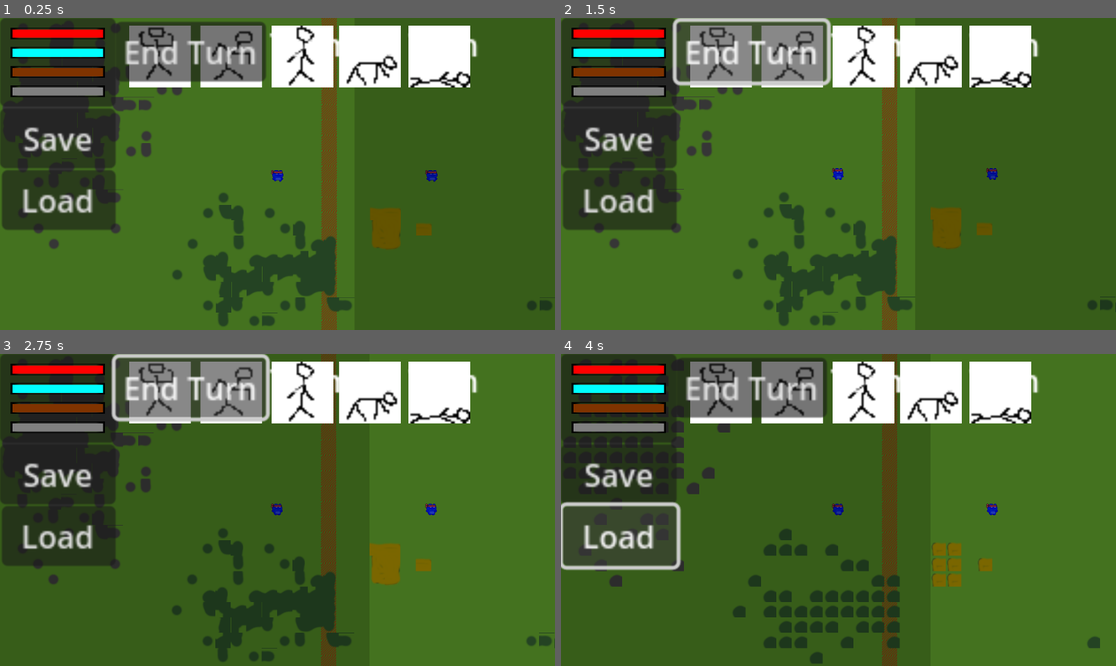
Above: before the commit, frames 1-4 (two rows, left to right).
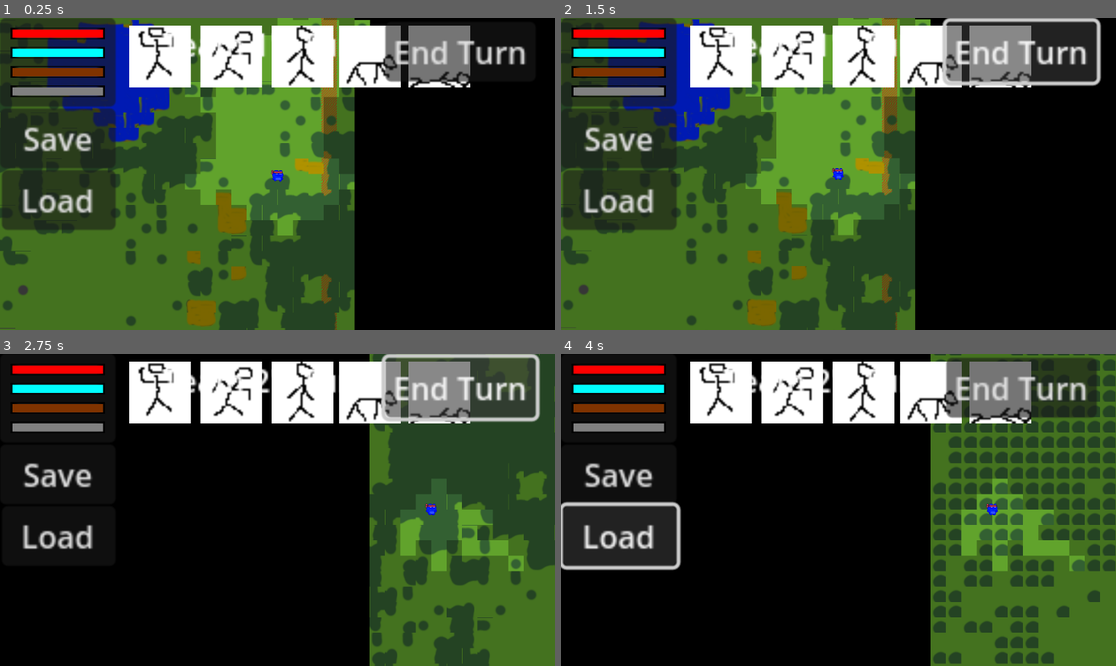
Above: after the commit, the same moments.

Repository: armstrongsp/capture-the-flag-mobile
Game: Godot game, scene res://Scenes/world.tscn
Two runs of this game, one before a commit and one after it. Both use one fixed random seed, a clock stepped at 60 frames per second and the inputs below.
Inputs:
- Up to frame 1 (0.25 s): no input
- Up to frame 2 (1.5 s): click "End Turn" at 0.5 s; click "End Turn" at 1.25 s
- Up to frame 3 (2.75 s): click "End Turn" at 2 s
- Up to frame 4 (4 s): click "Save" at 2.75 s; click "Load" at 3.5 s

The runs differ from the first frame. In frame 1, 62% of the frame differs, in the area x 0-100%, y 0-100%; in frame 2, 63%; in frame 3, 78%; in frame 4, 73%.

Commit message:
Made a bunch of updates to terrain generation and camera controls/ui

Diff:
--- a/Scenes/camera_2d.gd
+++ b/Scenes/camera_2d.gd
@@ -32,3 +32,10 @@
 
 func make_active_camera() -> void:
 	$Camera2D.make_current()
+
+func setup_limits(map_width_px: int, map_height_px: int) -> void:
+	const PADDING := 5 * 32
+	$Camera2D.limit_left   = -PADDING
+	$Camera2D.limit_top    = -PADDING
+	$Camera2D.limit_right  = map_width_px  + PADDING
+	$Camera2D.limit_bottom = map_height_px + PADDING
--- a/Scenes/hud.gd
+++ b/Scenes/hud.gd
@@ -21,6 +21,21 @@
 	$EndTurnButton.pressed.connect(_on_end_turn_pressed)
 	SignalBus.player_set_stance.connect(_on_player_stance_updated)
 	SignalBus.turn_changed.connect(_on_turn_changed)
+	call_deferred("_position_right_elements")
+
+func _position_right_elements() -> void:
+	var local_w = get_viewport().get_visible_rect().size.x / scale.x
+	var btn_right = local_w - 30
+	var btn_left = btn_right - 58
+	$EndTurnButton.offset_left = btn_left
+	$EndTurnButton.offset_right = btn_right
+	$EndTurnButton.offset_top = 2
+	$EndTurnButton.offset_bottom = 14
+	$TurnLabel.offset_right = btn_left - 7
+	$TurnLabel.offset_left = btn_left - 152
+	$TurnLabel.offset_top = 2
+	$TurnLabel.offset_bottom = 14
+	$TurnLabel.horizontal_alignment = HORIZONTAL_ALIGNMENT_RIGHT
 
 
 func _physics_process(delta: float) -> void:
--- a/Scenes/hud.tscn
+++ b/Scenes/hud.tscn
@@ -112,11 +112,15 @@
 offset = Vector2(16, 16)
 
 [node name="EndTurnButton" type="Button" parent="."]
-position = Vector2(60, 2)
+offset_left = 60.0
+offset_top = 2.0
 offset_right = 60.0
 offset_bottom = 14.0
 text = "End Turn"
 
 [node name="TurnLabel" type="Label" parent="."]
-position = Vector2(140, 2)
+offset_left = 140.0
+offset_top = 2.0
+offset_right = 140.0
+offset_bottom = 2.0
 text = "Team 1's Turn"
--- a/Scenes/player.gd
+++ b/Scenes/player.gd
@@ -8,7 +8,11 @@
 @export var visible_cells: BitMap
 
 #player stats
-@export var max_vision_range : int = 15
+@export var max_vision_range : int = 15 :
+	set(value):
+		max_vision_range = value
+		visible_cells = BitMap.new()
+		visible_cells.create(Vector2i(value * 3, value * 3))
 @export var max_movement_range : int = 500
 @export var max_strength : int = 100
 @export var max_stealth : int = 100
@@ -21,7 +25,7 @@
 
 func _init() -> void:
 	visible_cells = BitMap.new()
-	visible_cells.create(Vector2i(max_vision_range * 2, max_vision_range * 2))
+	visible_cells.create(Vector2i(max_vision_range * 3, max_vision_range * 3))
 
 func _physics_process(delta: float) -> void:
 	if not is_selected:
@@ -103,20 +107,34 @@
 	SignalBus.player_moved.emit(position)
 
 func update_visible_cells() -> void:
-	for x in range(0, max_vision_range * 2):
-		for y in range(0, max_vision_range * 2):
+	var bitmap_size = max_vision_range * 3
+	var center = bitmap_size / 2
+	for x in range(0, bitmap_size):
+		for y in range(0, bitmap_size):
 			visible_cells.set_bit(x, y, false)
 
+	var parent = get_parent()
+	var player_cell_x = int(position.x / Globals.CELL_SIZE)
+	var player_cell_y = int(position.y / Globals.CELL_SIZE)
+	var player_terrain_vision = parent.map_vision_metadata[player_cell_x][player_cell_y]
+	# negative Vision_Reduce means "mountain" — grants 1.5x vision range
+	var effective_range = int(max_vision_range * 1.5) if player_terrain_vision < 0 else max_vision_range
+
 	for angle in range(0, 360, 2):
-		var range_remaining = max_vision_range
-		for dist in range(0, max_vision_range):
+		var range_remaining = effective_range
+		for dist in range(0, effective_range):
 			var destOffset = Vector2(cos(angle * PI / 180), sin(angle * PI / 180)) * dist
-			var check_pos = (position / Globals.CELL_SIZE) + destOffset
-			var cell_vision_subtract = self.get_parent().map_vision_metadata[check_pos.x][check_pos.y]
-
-			range_remaining -= int(float(cell_vision_subtract) * Globals.StanceMods[stance].vision)
-
+			var check_x = player_cell_x + int(destOffset.x)
+			var check_y = player_cell_y + int(destOffset.y)
+			if check_x < 0 or check_x >= parent.MapSize.x or check_y < 0 or check_y >= parent.MapSize.y:
+				break
+			var cell_vision = parent.map_vision_metadata[check_x][check_y]
+			if cell_vision < 0:
+				cell_vision = 0  # mountains don't block LOS when looking through them
+			range_remaining -= int(float(cell_vision) * Globals.StanceMods[stance].vision)
 			if range_remaining <= 0:
 				break
-			else:
-				visible_cells.set_bit(destOffset.x + max_vision_range, destOffset.y + max_vision_range, true)
+			var bit_x = int(destOffset.x) + center
+			var bit_y = int(destOffset.y) + center
+			if bit_x >= 0 and bit_x < bitmap_size and bit_y >= 0 and bit_y < bitmap_size:
+				visible_cells.set_bit(bit_x, bit_y, true)
--- a/Scenes/world.gd
+++ b/Scenes/world.gd
@@ -27,11 +27,19 @@
 	SignalBus.map_save.connect(_on_map_save)
 	SignalBus.map_load.connect(_on_map_load)
 	SignalBus.turn_end.connect(end_turn)
-
-	if FileAccess.file_exists("user://default.map"):
-		SignalBus.map_load.emit("default.map")
-	else:
-		_initialize_new_game()
+	_setup_black_fog_shader()
+
+	#if FileAccess.file_exists("user://default.map"):
+	#	SignalBus.map_load.emit("default.map")
+	#else:
+	_initialize_new_game()
+
+func _setup_black_fog_shader() -> void:
+	var shader = Shader.new()
+	shader.code = "shader_type canvas_item;\nvoid fragment() { COLOR = vec4(0.0, 0.0, 0.0, 1.0); }"
+	var mat = ShaderMaterial.new()
+	mat.shader = shader
+	$FogOfWar.material = mat
 
 func _initialize_new_game() -> void:
 	build_map()
@@ -40,6 +48,7 @@
 	_setup_hud()
 	update_map_metadata()
 	_initialize_fog_states()
+	_initialize_player_visibility()
 	update_fog_layer()
 	update_pathfinding_data()
 
@@ -67,17 +76,47 @@
 				if nx <= 0 or nx >= MapSize.x - 1 or ny <= 0 or ny >= MapSize.y - 1:
 					continue
 				var dist = sqrt(float(dx * dx + dy * dy))
-				var probability = clampf(1.0 - (dist / radius) + rng.randf_range(-0.2, 0.2), 0.0, 1.0)
+				var t = clampf(dist / radius, 0.0, 1.0)
+				var probability = clampf(1.0 - (t * t) + rng.randf_range(-0.08, 0.08), 0.0, 1.0)
 				if rng.randf() < probability:
 					var pos = Vector2i(nx, ny)
 					var existing = $GroundFeatures.get_cell_tile_data(pos)
+					if existing and existing.terrain in priority_skip:
+						continue
+					cells.append(pos)
+		if cells.size() > 0:
+			$GroundFeatures.set_cells_terrain_connect(cells, 0, terrain_index)
+
+func _generate_water_blobs(num_blobs: int, min_radius: float, max_radius: float) -> void:
+	for _i in num_blobs:
+		var cx = rng.randi_range(1, MapSize.x - 2)
+		var cy = rng.randi_range(1, MapSize.y - 2)
+		var base_radius = rng.randf_range(min_radius, max_radius)
+		var freq1 = rng.randf_range(2.0, 5.0)
+		var freq2 = rng.randf_range(2.0, 4.0)
+		var phase1 = rng.randf_range(0.0, TAU)
+		var phase2 = rng.randf_range(0.0, TAU)
+		var amp = rng.randf_range(0.08, 0.18)
+		var cells: Array[Vector2i] = []
+		var ir = int(ceil(base_radius * 1.25))
+		for dx in range(-ir, ir + 1):
+			for dy in range(-ir, ir + 1):
+				var nx = cx + dx
+				var ny = cy + dy
+				if nx <= 0 or nx >= MapSize.x - 1 or ny <= 0 or ny >= MapSize.y - 1:
+					continue
+				var dist = sqrt(float(dx * dx + dy * dy))
+				var angle = atan2(float(dy), float(dx))
+				var effective_radius = base_radius * (1.0 + amp * (sin(angle * freq1 + phase1) + cos(angle * freq2 + phase2)) * 0.5)
+				if dist <= effective_radius:
+					var pos = Vector2i(nx, ny)
+					var existing = $GroundFeatures.get_cell_tile_data(pos)
 					if existing:
-						var mv = existing.get_custom_data("Movement_Reduce")
-						if mv in priority_skip:
+						if existing.get_custom_data("Movement_Reduce") >= 1000:
 							continue
 					cells.append(pos)
 		if cells.size() > 0:
-			$GroundFeatures.set_cells_terrain_connect(cells, 0, terrain_index)
+			$GroundFeatures.set_cells_terrain_connect(cells, 0, terrain_source_water)
 
 func build_map() -> void:
 	for x in MapSize.x:
@@ -97,10 +136,10 @@
 		border_cells.append(Vector2i(MapSize.x - 1, y))
 	$GroundFeatures.set_cells_terrain_connect(border_cells, 0, terrain_source_fence)
 
-	_generate_terrain_blobs(terrain_source_water, rng.randi_range(6, 10), 2.0, 8.0, [])
-	_generate_terrain_blobs(terrain_source_mountain, rng.randi_range(5, 9), 3.0, 9.0, [1000])
-	_generate_terrain_blobs(terrain_source_trees, rng.randi_range(12, 18), 2.0, 7.0, [1000])
-	_generate_terrain_blobs(terrain_source_tallgrass, rng.randi_range(18, 25), 1.5, 4.0, [1000])
+	_generate_water_blobs(rng.randi_range(3, 5), 3.0, 12.0)
+	_generate_terrain_blobs(terrain_source_trees, rng.randi_range(88, 125), 3.0, 15.0, [terrain_source_fence, terrain_source_water])
+	_generate_terrain_blobs(terrain_source_tallgrass, rng.randi_range(50, 70), 2.0, 10.0, [terrain_source_fence, terrain_source_water, terrain_source_trees])
+	_generate_terrain_blobs(terrain_source_mountain, rng.randi_range(12, 20), 4.0, 20.0, [terrain_source_fence, terrain_source_water, terrain_source_trees, terrain_source_tallgrass])
 
 func build_players() -> void:
 	var team1_x = 95 * Globals.CELL_SIZE
@@ -142,6 +181,7 @@
 	var player = preload("res://Scenes/player.tscn")
 	var instance = player.instantiate()
 	add_child(instance)
+	instance.get_node("Camera").setup_limits(MapSize.x * Globals.CELL_SIZE, MapSize.y * Globals.CELL_SIZE)
 	instance.team_id = team
 	instance.player_id = id
 	instance.position.x = x
@@ -200,12 +240,13 @@
 
 	for player in get_children():
 		if player.scene_file_path.contains("player.tscn") and player.team_id == active_team:
+			var half = player.visible_cells.get_size().x / 2
 			for x in range(player.visible_cells.get_size().x):
 				for y in range(player.visible_cells.get_size().y):
 					if player.visible_cells.get_bit(x, y):
 						var cell_offset = Vector2i(
-							int(player.position.x / Globals.CELL_SIZE) + x - player.max_vision_range,
-							int(player.position.y / Globals.CELL_SIZE) + y - player.max_vision_range
+							int(player.position.x / Globals.CELL_SIZE) + x - half,
+							int(player.position.y / Globals.CELL_SIZE) + y - half
 						)
 						if cell_offset.x >= 0 and cell_offset.x < MapSize.x and cell_offset.y >= 0 and cell_offset.y < MapSize.y:
 							fog_state[cell_offset.x][cell_offset.y] = 3
@@ -245,6 +286,11 @@
 		for y in range(MapSize.y):
 			fog_state_team1[x][y] = 2 if x < center else 1
 			fog_state_team2[x][y] = 2 if x > center else 1
+
+func _initialize_player_visibility() -> void:
+	for player in get_children():
+		if player.scene_file_path.contains("player.tscn"):
+			player.update_visible_cells()
 
 func update_map_metadata() -> void:
 	map_vision_metadata.clear()
--- a/Scenes/world.tscn
+++ b/Scenes/world.tscn
@@ -503,8 +503,8 @@
 0:0/0/terrains_peering_bit/right_side = 3
 0:0/0/terrains_peering_bit/bottom_right_corner = 3
 0:0/0/terrains_peering_bit/bottom_side = 3
-0:0/0/custom_data_0 = 1000
-0:0/0/custom_data_1 = 1000
+0:0/0/custom_data_0 = -1
+0:0/0/custom_data_1 = 5
 1:0/0 = 0
 1:0/0/terrain_set = 0
 1:0/0/terrain = 3
@@ -513,16 +513,16 @@
 1:0/0/terrains_peering_bit/bottom_side = 3
 1:0/0/terrains_peering_bit/bottom_left_corner = 3
 1:0/0/terrains_peering_bit/left_side = 3
-1:0/0/custom_data_0 = 1000
-1:0/0/custom_data_1 = 1000
+1:0/0/custom_data_0 = -1
+1:0/0/custom_data_1 = 5
 2:0/0 = 0
 2:0/0/terrain_set = 0
 2:0/0/terrain = 3
 2:0/0/terrains_peering_bit/bottom_side = 3
 2:0/0/terrains_peering_bit/bottom_left_corner = 3
 2:0/0/terrains_peering_bit/left_side = 3
-2:0/0/custom_data_0 = 1000
-2:0/0/custom_data_1 = 1000
+2:0/0/custom_data_0 = -1
+2:0/0/custom_data_1 = 5
 3:0/0 = 0
 3:0/0/terrain_set = 0
 3:0/0/terrain = 3
@@ -533,8 +533,8 @@
 3:0/0/terrains_peering_bit/top_left_corner = 3
 3:0/0/terrains_peering_bit/top_side = 3
 3:0/0/terrains_peering_bit/top_right_corner = 3
-3:0/0/custom_data_0 = 1000
-3:0/0/custom_data_1 = 1000
+3:0/0/custom_data_0 = -1
+3:0/0/custom_data_1 = 5
 4:0/0 = 0
 4:0/0/terrain_set = 0
 4:0/0/terrain = 3
@@ -545,8 +545,8 @@
 4:0/0/terrains_peering_bit/top_left_corner = 3
 4:0/0/terrains_peering_bit/top_side = 3
 4:0/0/terrains_peering_bit/top_right_corner = 3
-4:0/0/custom_data_0 = 1000
-4:0/0/custom_data_1 = 1000
+4:0/0/custom_data_0 = -1
+4:0/0/custom_data_1 = 5
 0:1/0 = 0
 0:1/0/terrain_set = 0
 0:1/0/terrain = 3
@@ -555,8 +555,8 @@
 0:1/0/terrains_peering_bit/bottom_side = 3
 0:1/0/terrains_peering_bit/top_side = 3
 0:1/0/terrains_peering_bit/top_right_corner = 3
-0:1/0/custom_data_0 = 1000
-0:1/0/custom_data_1 = 1000
+0:1/0/custom_data_0 = -1
+0:1/0/custom_data_1 = 5
 1:1/0 = 0
 1:1/0/terrain_set = 0
 1:1/0/terrain = 3
@@ -568,8 +568,8 @@
 1:1/0/terrains_peering_bit/top_left_corner = 3
 1:1/0/terrains_peering_bit/top_side = 3
 1:1/0/terrains_peering_bit/top_right_corner = 3
-1:1/0/custom_data_0 = 1000
-1:1/0/custom_data_1 = 1000
+1:1/0/custom_data_0 = -1
+1:1/0/custom_data_1 = 5
 2:1/0 = 0
 2:1/0/terrain_set = 0
 2:1/0/terrain = 3
@@ -578,8 +578,8 @@
 2:1/0/terrains_peering_bit/left_side = 3
 2:1/0/terrains_peering_bit/top_left_corner = 3
 2:1/0/terrains_peering_bit/top_side = 3
-2:1/0/custom_data_0 = 1000
-2:1/0/custom_data_1 = 1000
+2:1/0/custom_data_0 = -1
+2:1/0/custom_data_1 = 5
 3:1/0 = 0
 3:1/0/terrain_set = 0
 3:1/0/terrain = 3
@@ -590,8 +590,8 @@
 3:1/0/terrains_peering_bit/left_side = 3
 3:1/0/terrains_peering_bit/top_left_corner = 3
 3:1/0/terrains_peering_bit/top_side = 3
-3:1/0/custom_data_0 = 1000
-3:1/0/custom_data_1 = 1000
+3:1/0/custom_data_0 = -1
+3:1/0/custom_data_1 = 5
 4:1/0 = 0
 4:1/0/terrain_set = 0
 4:1/0/terrain = 3
@@ -602,16 +602,16 @@
 4:1/0/terrains_peering_bit/left_side = 3
 4:1/0/terrains_peering_bit/top_side = 3
 4:1/0/terrains_peering_bit/top_right_corner = 3
-4:1/0/custom_data_0 = 1000
-4:1/0/custom_data_1 = 1000
+4:1/0/custom_data_0 = -1
+4:1/0/custom_data_1 = 5
 0:2/0 = 0
 0:2/0/terrain_set = 0
 0:2/0/terrain = 3
 0:2/0/terrains_peering_bit/right_side = 3
 0:2/0/terrains_peering_bit/top_side = 3
 0:2/0/terrains_peering_bit/top_right_corner = 3
-0:2/0/custom_data_0 = 1000
-0:2/0/custom_data_1 = 1000
+0:2/0/custom_data_0 = -1
+0:2/0/custom_data_1 = 5
 1:2/0 = 0
 1:2/0/terrain_set = 0
 1:2/0/terrain = 3
@@ -620,41 +620,41 @@
 1:2/0/terrains_peering_bit/top_left_corner = 3
 1:2/0/terrains_peering_bit/top_side = 3
 1:2/0/terrains_peering_bit/top_right_corner = 3
-1:2/0/custom_data_0 = 1000
-1:2/0/custom_data_1 = 1000
+1:2/0/custom_data_0 = -1
+1:2/0/custom_data_1 = 5
 2:2/0 = 0
 2:2/0/terrain_set = 0
 2:2/0/terrain = 3
 2:2/0/terrains_peering_bit/left_side = 3
 2:2/0/terrains_peering_bit/top_left_corner = 3
 2:2/0/terrains_peering_bit/top_side = 3
-2:2/0/custom_data_0 = 1000
-2:2/0/custom_data_1 = 1000
+2:2/0/custom_data_0 = -1
+2:2/0/custom_data_1 = 5
 3:2/0 = 0
 3:2/0/terrain_set = 0
 3:2/0/terrains_peering_bit/right_side = 3
-3:2/0/custom_data_0 = 1000
-3:2/0/custom_data_1 = 1000
+3:2/0/custom_data_0 = -1
+3:2/0/custom_data_1 = 5
 4:2/0 = 0
 4:2/0/terrain_set = 0
 4:2/0/terrains_peering_bit/left_side = 3
-4:2/0/custom_data_0 = 1000
-4:2/0/custom_data_1 = 1000
+4:2/0/custom_data_0 = -1
+4:2/0/custom_data_1 = 5
 0:3/0 = 0
 0:3/0/terrain_set = 0
 0:3/0/terrains_peering_bit/bottom_side = 3
-0:3/0/custom_data_0 = 1000
-0:3/0/custom_data_1 = 1000
+0:3/0/custom_data_0 = -1
+0:3/0/custom_data_1 = 5
 1:3/0 = 0
 1:3/0/terrain_set = 0
 1:3/0/terrain = 3
-1:3/0/custom_data_0 = 1000
-1:3/0/custom_data_1 = 1000
+1:3/0/custom_data_0 = -1
+1:3/0/custom_data_1 = 5
 0:4/0 = 0
 0:4/0/terrain_set = 0
 0:4/0/terrains_peering_bit/top_side = 3
-0:4/0/custom_data_0 = 1000
-0:4/0/custom_data_1 = 1000
+0:4/0/custom_data_0 = -1
+0:4/0/custom_data_1 = 5
 
 [sub_resource type="TileSetAtlasSource" id="TileSetAtlasSource_3bfrf"]
 texture = ExtResource("8_lr0r2")
Not shown: 1 places in Scenes/world.tscn that only renumber resources
Not shown, changed: ToDo.txt
Not shown, added: CLAUDE.md
